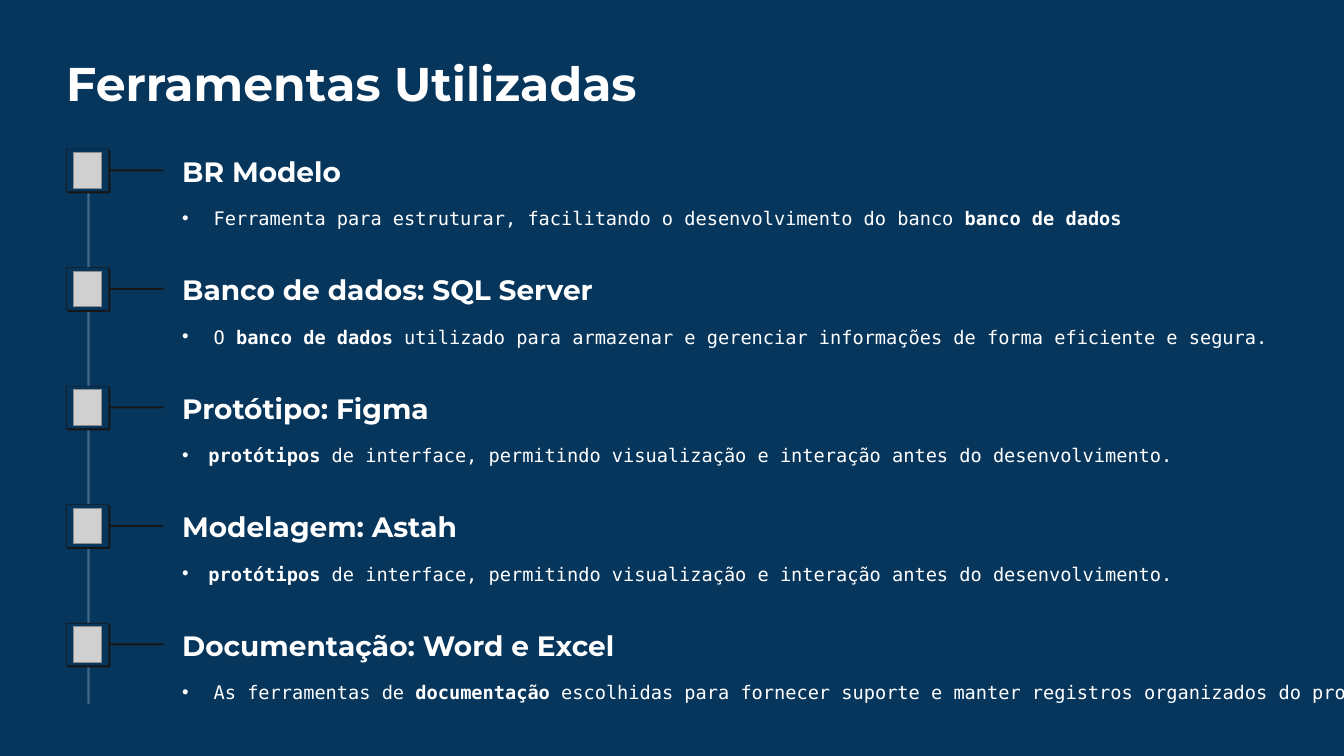
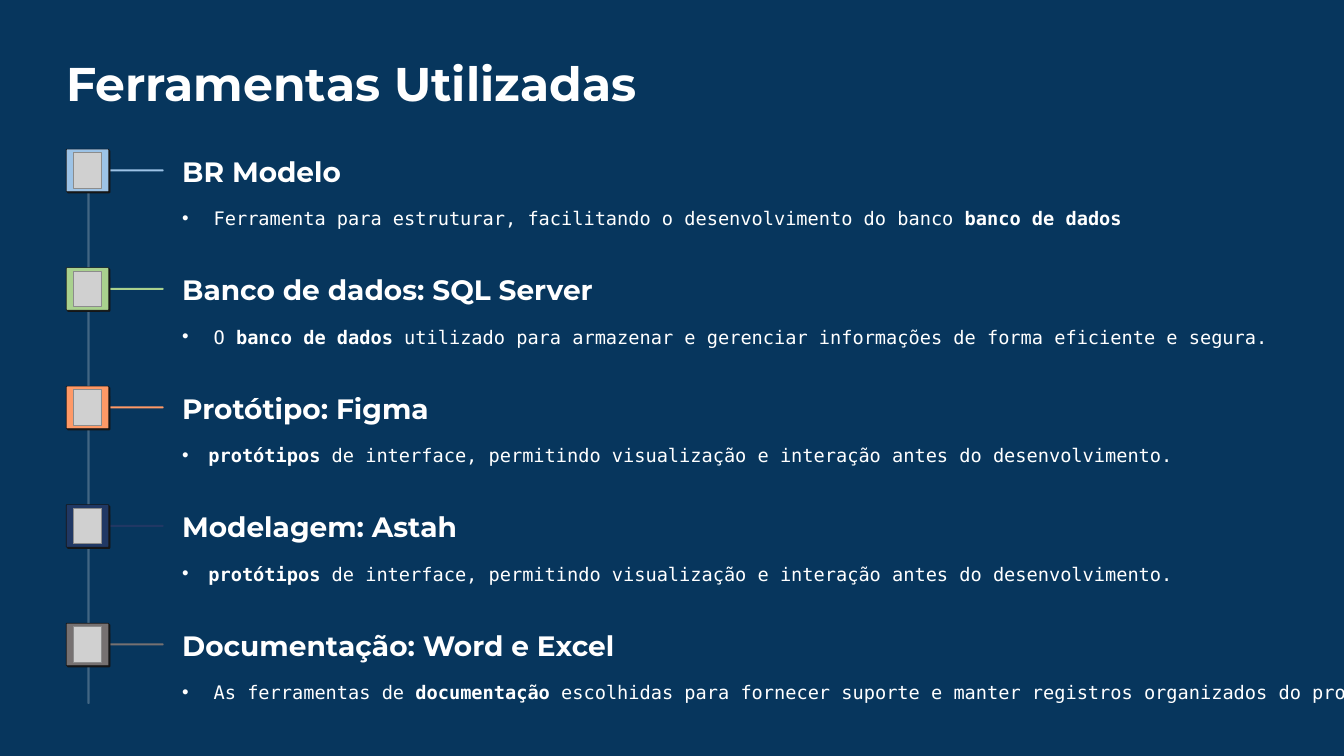
Before and after one commit to mancijo/UpDesk, a slide deck: slide 7 of Apresentacao/UpDesk-Sistema-de-Chamados-com-IA.pptx (slide 6 before the commit). Drawn at 1344x756 pixels with LibreOffice and Linux fonts; fonts in the diff are those of the drawing; grey boxes stand for pictures; background and template pictures are left out; a plain dark background stands for a picture behind light text. Boxes give left, top, right and bottom in pixels: in the first picture for what was removed or moved away, otherwise in the second. Text is boxed around its words. In the diff, an @@ line names an element or a change of style, - is before the commit and + after.

```diff
--- a/Apresentacao/UpDesk-Sistema-de-Chamados-com-IA.pptx
+++ b/Apresentacao/UpDesk-Sistema-de-Chamados-com-IA.pptx
@@ rounded rectangle at <box>66,150,109,192</box>: fill #07365D to #9DC3E6 @@
@@ rounded rectangle at <box>107,170,164,172</box>: fill #151617 to #9DC3E6 @@
@@ rounded rectangle at <box>66,268,109,311</box>: fill #07365D to #A9D18E @@
@@ rounded rectangle at <box>107,288,164,291</box>: fill #151617 to #A9D18E @@
@@ rounded rectangle at <box>66,386,109,429</box>: fill #07365D to #FF9966 @@
@@ rounded rectangle at <box>107,407,164,409</box>: fill #151617 to #FF9966 @@
@@ rounded rectangle at <box>66,505,109,548</box>: fill #07365D to #203864 @@
@@ rounded rectangle at <box>107,525,164,528</box>: fill #151617 to #203864 @@
@@ rounded rectangle at <box>66,623,109,666</box>: fill #07365D to #767171 @@
@@ rounded rectangle at <box>107,643,164,646</box>: fill #151617 to #767171 @@
```
Also in this commit, not shown: 9 other slides changed, 1 slide added.
